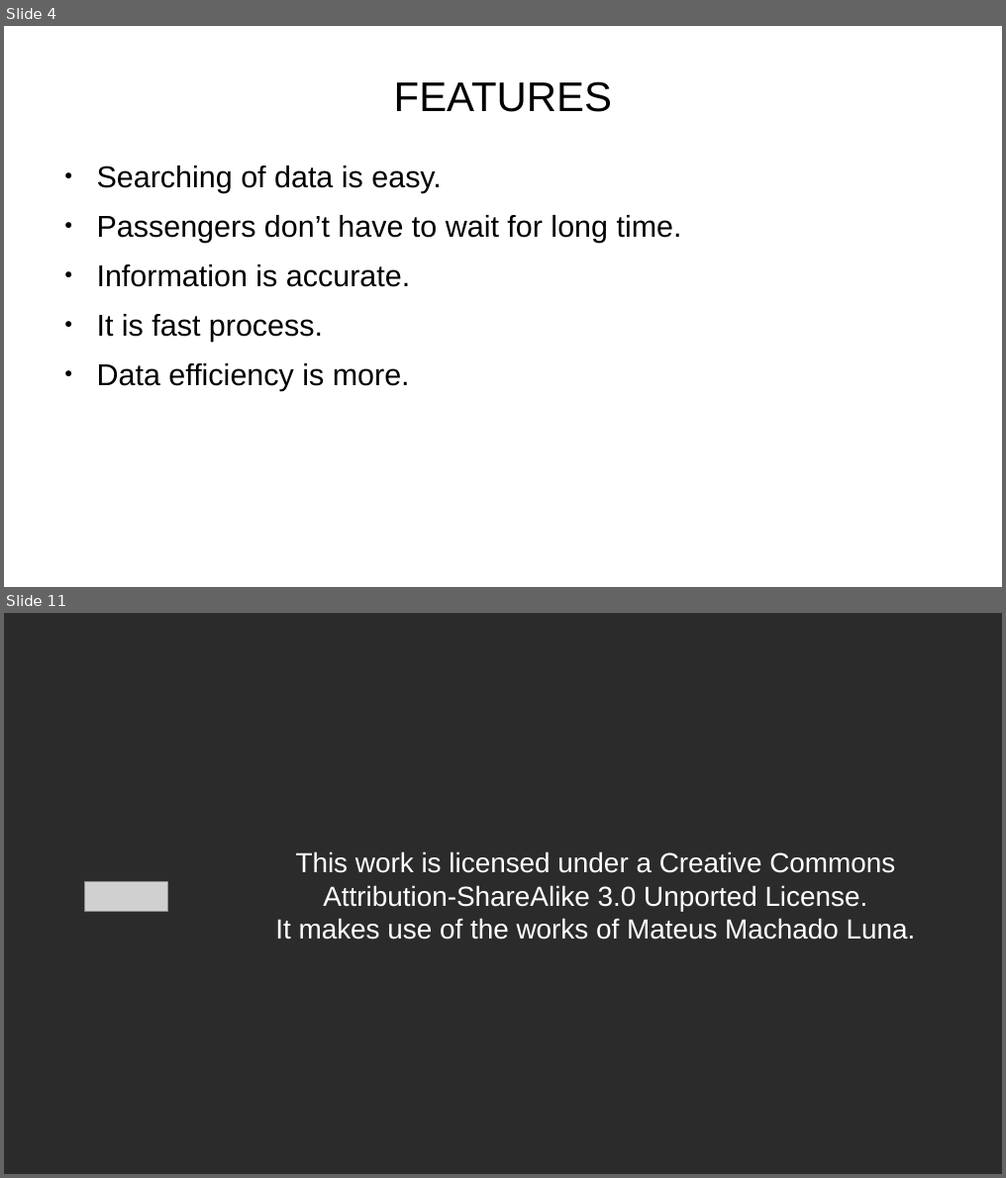
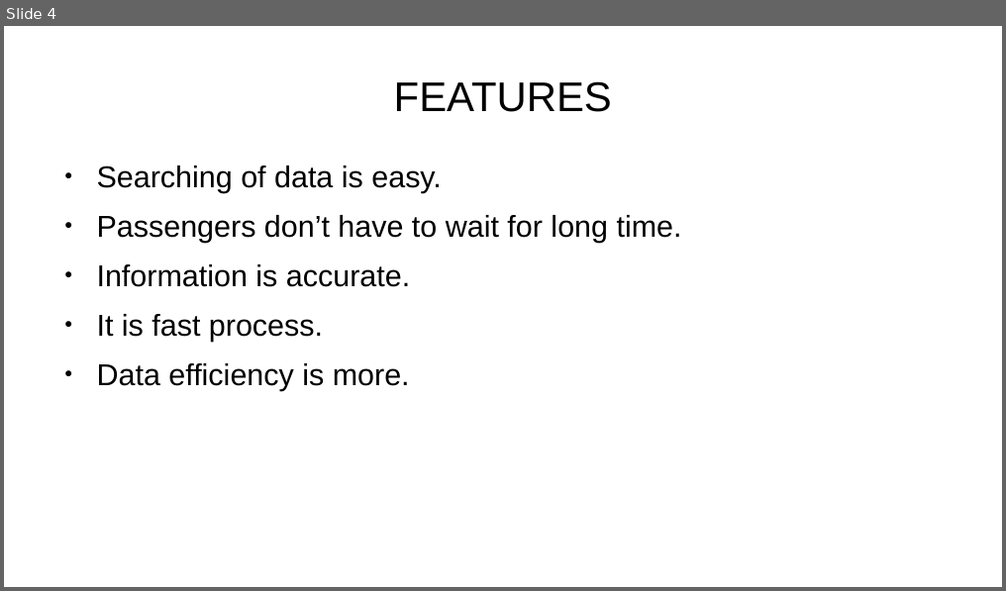
Before and after one commit to nahidulislamshakin/Railway-Reservation-System, a slide deck: Railway Reservatin System.pptx. Shown one above the other, each under a label of ours: slides 4 and 11 before the commit, slide 4 after it; the slides between them are not shown. The pictures are 1006x1178 and 1006x591 pixels, drawn with LibreOffice and Linux fonts; fonts in the diff are those of the drawing; grey boxes stand for pictures; background and template pictures are left out; a plain dark background stands for a picture behind light text. Boxes give left, top, right and bottom in pixels: in the first picture for what was removed or moved away, otherwise in the second. Text is boxed around its words. In the diff, an @@ line names an element or a change of style, - is before the commit and + after.

```diff
--- a/Railway Reservatin System.pptx
+++ b/Railway Reservatin System.pptx
@@ slide 11 removed at box(4, 613, 1002, 1174), background picture (left out) @@
@@ title removed at box(275, 852, 916, 940) @@
-This work is licensed under a Creative Commons Attribution-ShareAlike 3.0 Unported License.
-It makes use of the works of Mateus Machado Luna.
@@ picture removed at box(84, 882, 168, 911) @@
```
Also in this commit, not shown: 3 slides changed, 9 slides added, 4 other slides removed, 1 other file.
